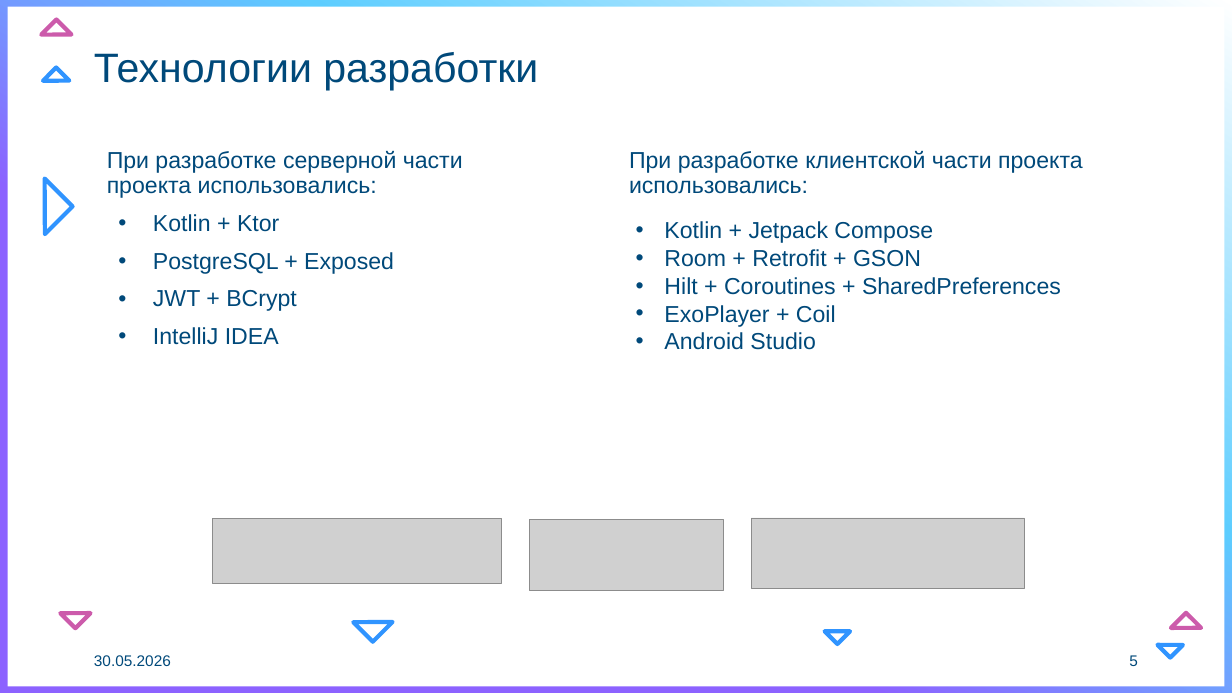
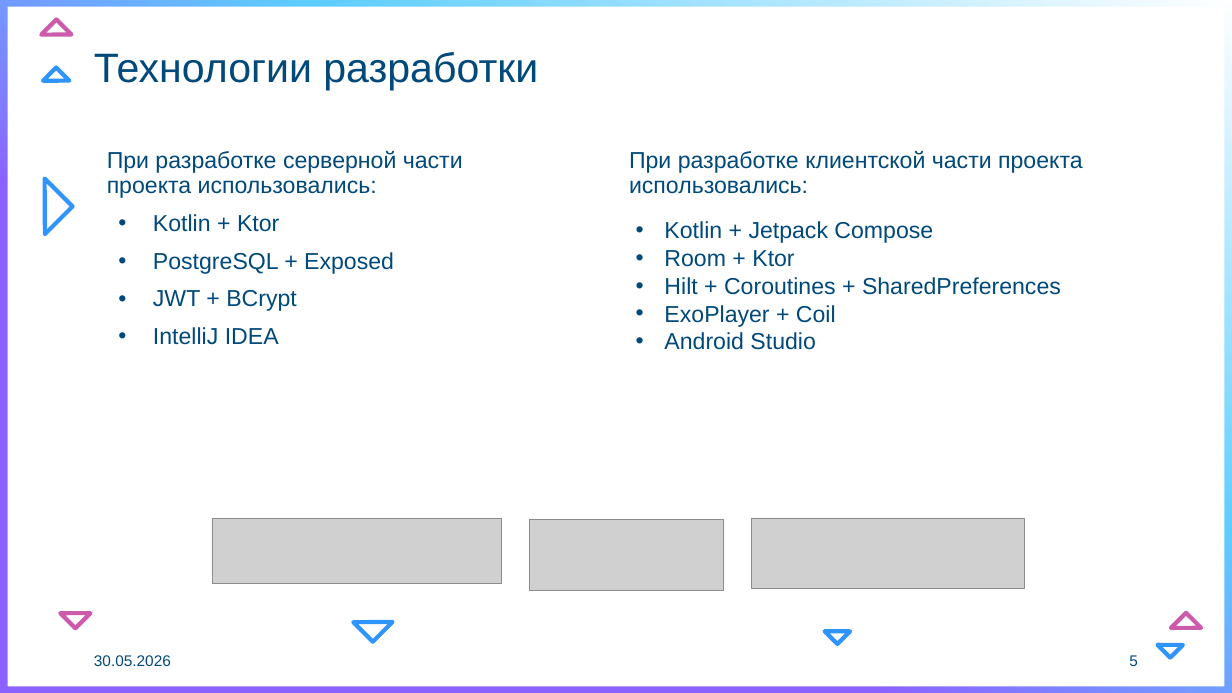
Before and after one commit to oggiorgi/MIREA, a slide deck: slide 5 of 6sem/coursework_kotlin/samsung_presentation_olefriovgg.pptx. Drawn at 1232x693 pixels with LibreOffice and Linux fonts; fonts in the diff are those of the drawing; grey boxes stand for pictures; background and template pictures are left out. Boxes give left, top, right and bottom in pixels: in the first picture for what was removed or moved away, otherwise in the second. Text is boxed around its words. In the diff, an @@ line names an element or a change of style, - is before the commit and + after.

```diff
--- a/6sem/coursework_kotlin/samsung_presentation_olefriovgg.pptx
+++ b/6sem/coursework_kotlin/samsung_presentation_olefriovgg.pptx
@@ text at <box>664,250,794,267</box>: text changed @@
-• Room + Retrofit + GSON
+• Room + Ktor
```
Also in this commit, not shown: 3 other slides changed.
